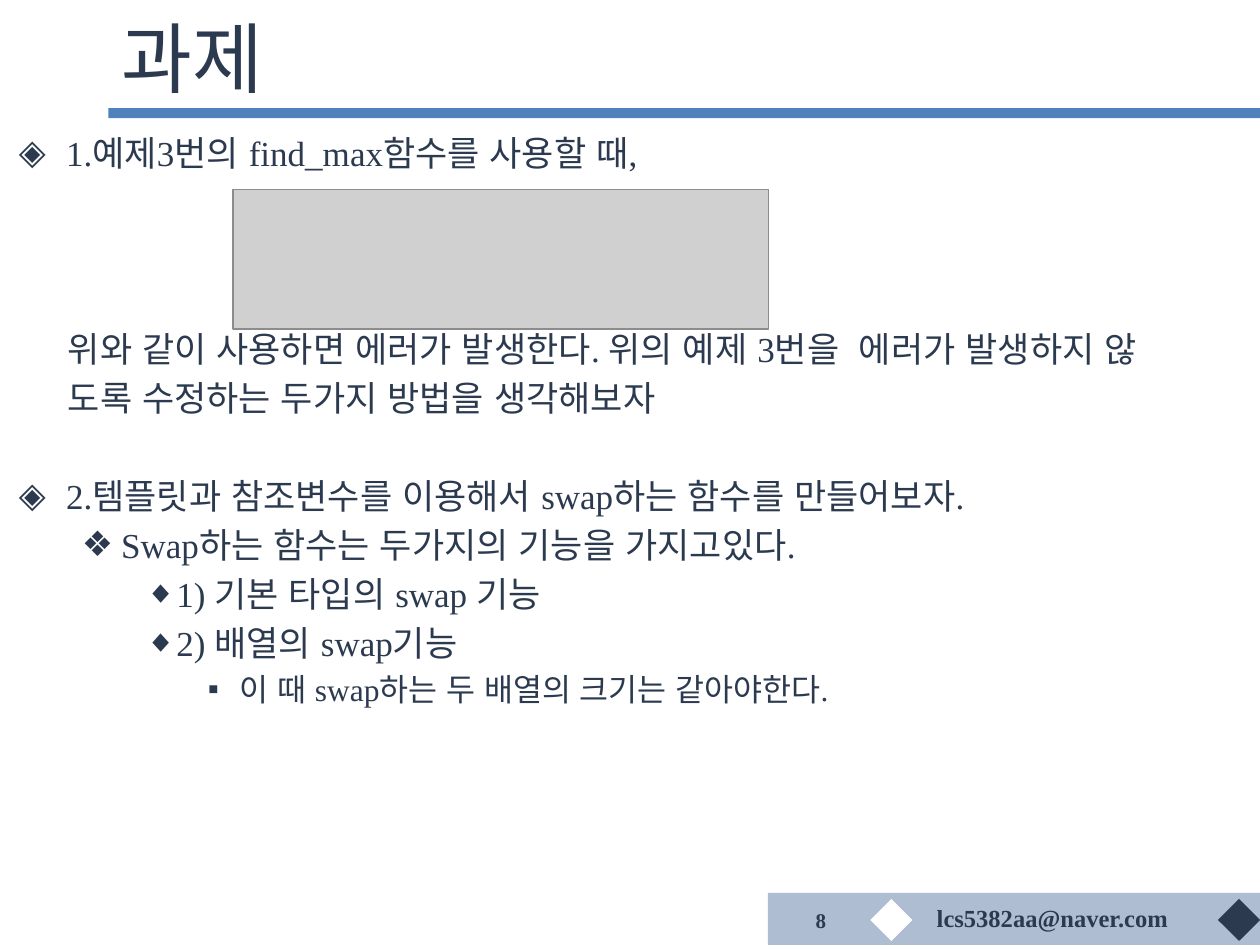
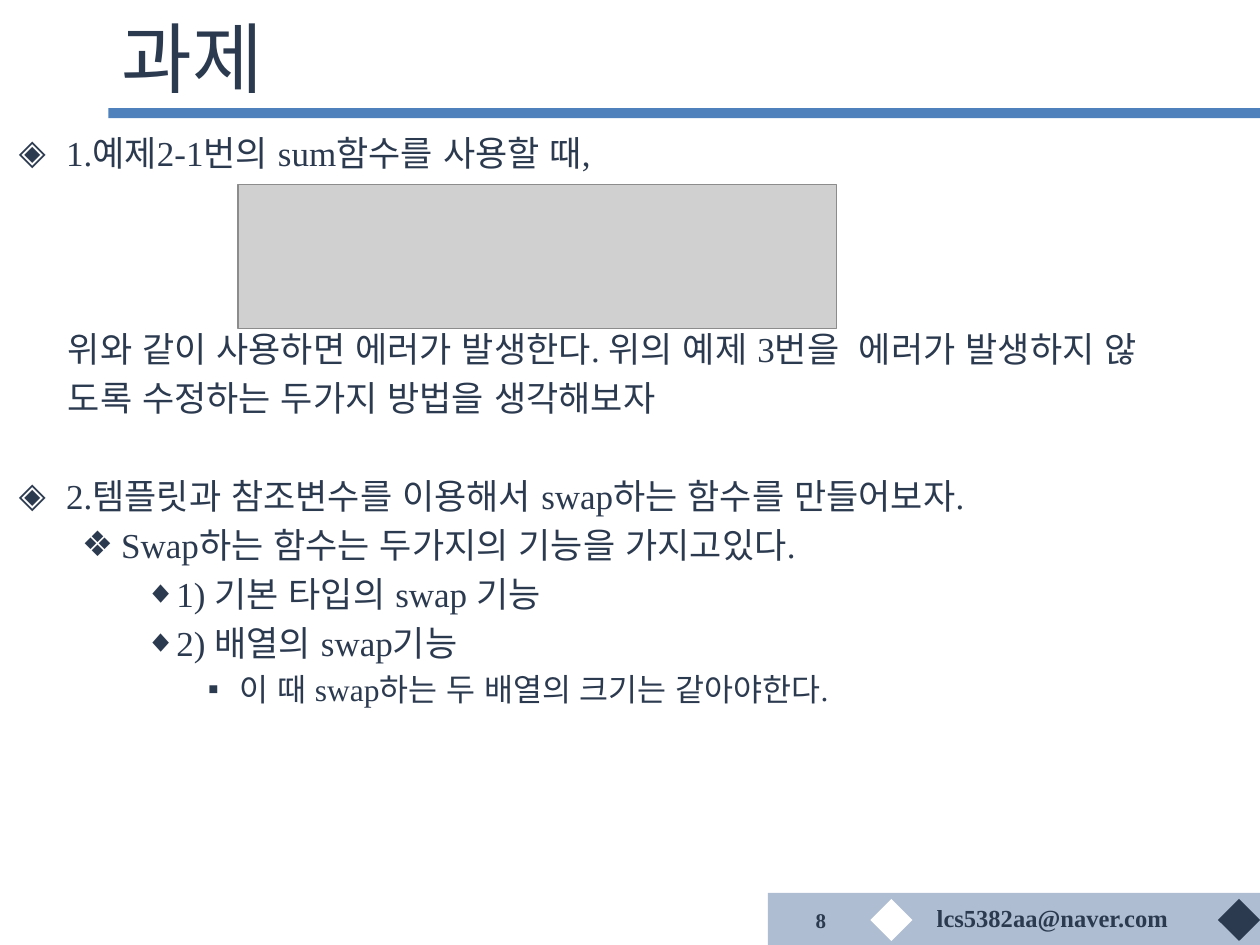
Before and after one commit to lcs5382/cclab_server, a slide deck: slide 8 of lesson_6/6주차실습.pptx. Drawn at 1260x945 pixels with LibreOffice and Linux fonts; fonts in the diff are those of the drawing; grey boxes stand for pictures; background and template pictures are left out. Boxes give left, top, right and bottom in pixels: in the first picture for what was removed or moved away, otherwise in the second. Text is boxed around its words. In the diff, an @@ line names an element or a change of style, - is before the commit and + after.

```diff
--- a/lesson_6/6주차실습.pptx
+++ b/lesson_6/6주차실습.pptx
@@ text at (66, 136, 591, 172): text changed @@
-◈ 1.예제3번의 find_max함수를 사용할 때,
+◈ 1.예제2-1번의 sum함수를 사용할 때,
@@ picture: place and size @@
-picture at (233, 190, 769, 330)
+picture at (238, 185, 837, 329)
```
Also in this commit, not shown: 1 other slide changed.
